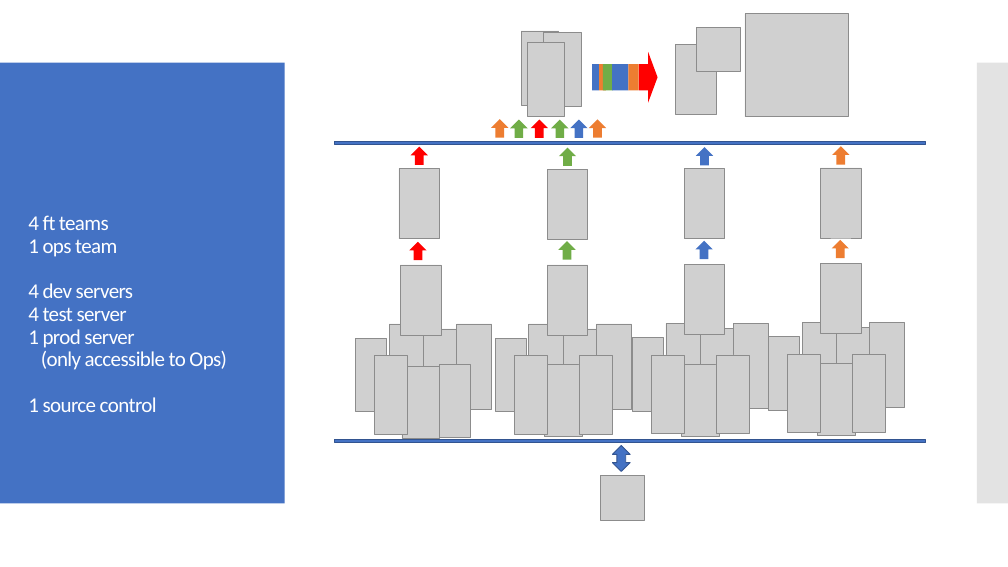
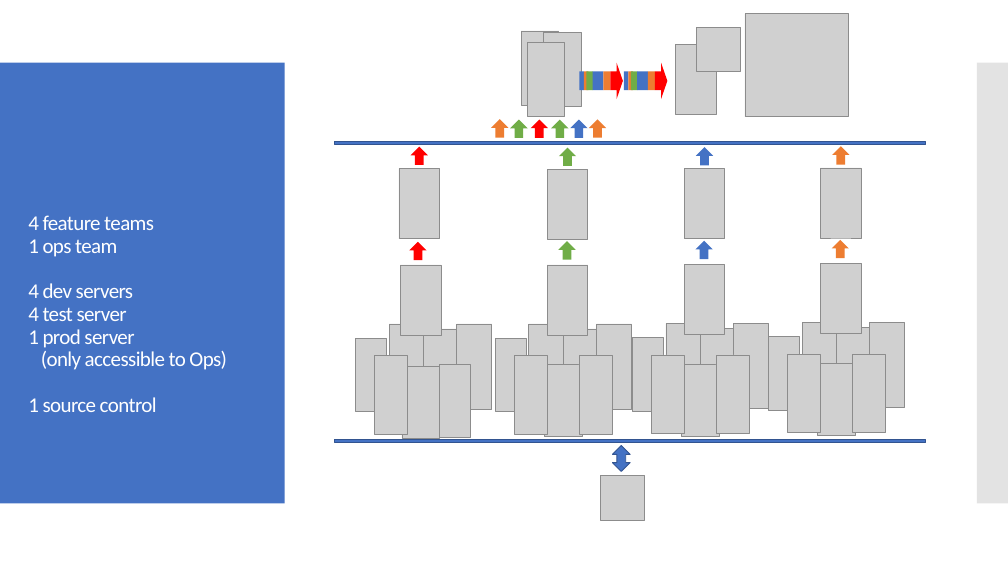
Before and after one commit to milodotnet/bootcamp, a slide deck: slide 15 of Bootcamp-ContinuousDelivery.pptx (slide 16 before the commit). Drawn at 1008x567 pixels with LibreOffice and Linux fonts; fonts in the diff are those of the drawing; grey boxes stand for pictures. Boxes give left, top, right and bottom in pixels: in the first picture for what was removed or moved away, otherwise in the second. Text is boxed around its words. In the diff, an @@ line names an element or a change of style, - is before the commit and + after.

```diff
--- a/Bootcamp-ContinuousDelivery.pptx
+++ b/Bootcamp-ContinuousDelivery.pptx
@@ group added at [579,63,623,99]: 5 rectangles, 1 right arrow @@
@@ rectangle: place and size @@
-rectangle at [592,64,599,91]
+rectangle at [624,72,628,91]
@@ rectangle: place and size @@
-rectangle at [599,64,606,91]
+rectangle at [628,72,633,91]
@@ rectangle: place and size @@
-rectangle at [603,64,613,91]
+rectangle at [631,72,638,91]
@@ rectangle: place and size @@
-rectangle at [613,64,628,91]
+rectangle at [637,72,648,91]
@@ rectangle: place and size @@
-rectangle at [628,64,639,91]
+rectangle at [648,72,655,91]
@@ right arrow: place and size @@
-right arrow at [639,52,658,103]
+right arrow at [655,63,668,99]
@@ text at [28,215,154,230]: text changed @@
-4 ft teams
+4 feature teams
```
Also in this commit, not shown: 5 other slides changed, 1 slide removed.
